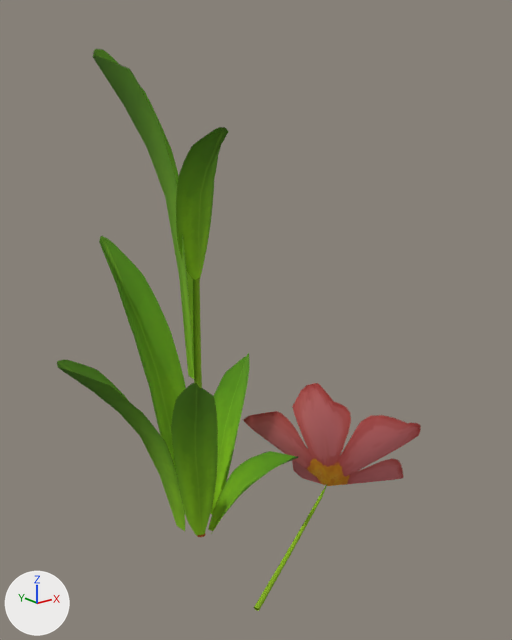
The glTF model BaseFramework 3D/Asset/Models/Props/Flower/FlowerCut.gltf as it was, and as the next commit left it.
The view is the same before and after, from a 50 mm camera at (-1.281, -1.933, 1.566) aimed at (0.155, -0.137, 0.848). The axes (+X, +Y, +Z) are drawn at lower left. The lights are the same throughout. The picture after the commit comes second. Where no turn or scale is listed for an object, it has been applied to the vertices. Vertices at exactly the same position are counted once.

The first picture shows 'Flower_3_Single'.
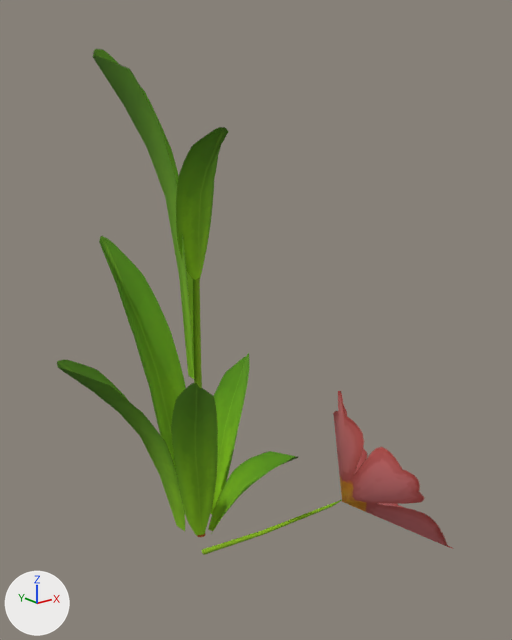
Where the change shows, as pixel boxes [x1, y1, x2, y2] in the pictures (512 x 640 px; the box of a moved part takes in the faces that stretch with it):
'Flower_3_Single', reshaped (8% wider, 10% shorter): before [57, 49, 421, 611]; after [57, 49, 452, 555]
part 1 of me_plane_020, moved or reshaped: before [254, 484, 327, 611]; after [202, 500, 342, 555]
part 2 of me_plane_020, moved or reshaped: before [243, 383, 421, 486]; after [333, 391, 452, 548]

The change in detail:
me_plane_020 is used by ob_flower_3_single; location (0.0, 0.0, 0.0).
me_plane_020 had 223 vertices, 285 faces and spanned x -0.48..0.78, y -0.49..0.52, z -0.02..1.77.
me_plane_020 now has 223 vertices, 285 faces and spans x -0.48..0.73, y -0.76..0.52, z -0.02..1.77.
me_plane_020 part 1: the loose piece of 31 vertices spanning x -0.1..0.38, y -0.46..-0.28, z 0.0..0.21 is turned -55.7 degrees about the z axis through its middle, then moved by (0.0, 0.12, 0.0).
me_plane_020 part 2: the loose piece of 16 vertices spanning x 0.26..0.78, y -0.49..0.1, z 0.02..0.63 is turned -55.7 degrees about the z axis through its middle, then moved by (-0.02, -0.27, 0.0).
